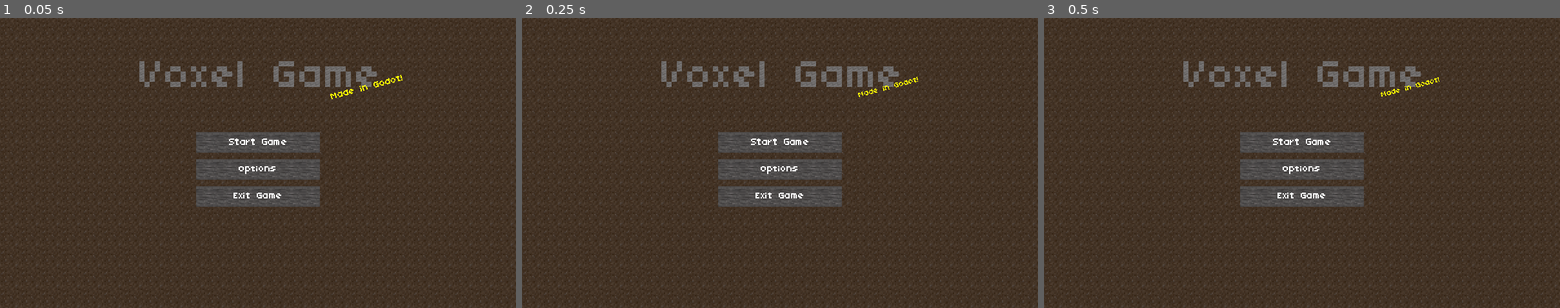
Above: before the commit, frames 1-3 (left to right).
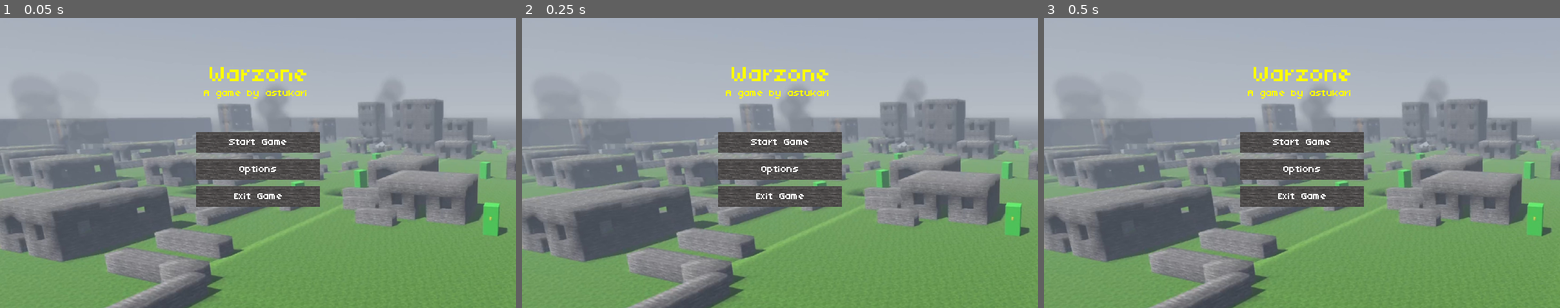
Above: after the commit, the same moments.

Repository: astuka/Warzone
Game: Godot game, scene res://menu/main/main_menu.tscn
Two runs of this game, one before a commit and one after it. Both use one fixed random seed, a clock stepped at 60 frames per second and the inputs below.
Inputs:
- Up to frame 1 (0.05 s): no input
- Up to frame 2 (0.25 s): no input
- Up to frame 3 (0.5 s): no input

The runs differ from the first frame. In frame 1, 95% of the frame differs, in the area x 0-100%, y 0-100%; in frame 2, 95%; in frame 3, 95%.

Commit message:
Release updates

Diff:
--- a/menu/main/main_menu.tscn
+++ b/menu/main/main_menu.tscn
@@ -1,9 +1,7 @@
-[gd_scene load_steps=11 format=3 uid="uid://csdy1t6j24awl"]
-
-[ext_resource type="Texture2D" uid="uid://c2eorasvxyf5u" path="res://menu/main/title.png" id="1"]
-[ext_resource type="Script" path="res://menu/main/splash_text.gd" id="2"]
+[gd_scene load_steps=9 format=3 uid="uid://csdy1t6j24awl"]
+
 [ext_resource type="Script" path="res://menu/main/main_menu.gd" id="3"]
-[ext_resource type="Texture2D" uid="uid://c514noc8ngc4x" path="res://menu/main/dark_dirt.png" id="4"]
+[ext_resource type="Texture2D" uid="uid://f4w2tcand03u" path="res://warzone_splash.png" id="3_0l26d"]
 [ext_resource type="PackedScene" uid="uid://e22n700qhxqr" path="res://menu/options/options.tscn" id="5"]
 [ext_resource type="Theme" uid="uid://ckax6htygmelo" path="res://menu/theme/theme.tres" id="6"]
 [ext_resource type="Texture2D" uid="uid://ej6lqf2fptv8" path="res://menu/button.png" id="7"]
@@ -21,19 +19,20 @@
 theme = ExtResource("6")
 script = ExtResource("3")
 
-[node name="Background" type="TextureRect" parent="."]
-layout_mode = 0
-anchor_right = 1.0
-anchor_bottom = 1.0
-grow_horizontal = 2
-grow_vertical = 2
-texture = ExtResource("4")
-stretch_mode = 1
+[node name="WarzoneSplash" type="Sprite2D" parent="."]
+position = Vector2(801, 456)
+scale = Vector2(0.834375, 0.844444)
+texture = ExtResource("3_0l26d")
 
 [node name="TitleScreen" type="VBoxContainer" parent="."]
-layout_mode = 0
-anchor_right = 1.0
-anchor_bottom = 1.0
+layout_mode = 1
+anchors_preset = 15
+anchor_right = 1.0
+anchor_bottom = 1.0
+offset_left = 1.0
+offset_top = 1.0
+offset_right = 1.0
+offset_bottom = 1.0
 grow_horizontal = 2
 grow_vertical = 2
 
@@ -41,40 +40,6 @@
 texture_repeat = 2
 custom_minimum_size = Vector2(0, 350)
 layout_mode = 2
-
-[node name="Logo" type="TextureRect" parent="TitleScreen/Logo"]
-layout_mode = 2
-texture = ExtResource("1")
-
-[node name="SplashHolder" type="Control" parent="TitleScreen/Logo/Logo"]
-layout_mode = 1
-anchors_preset = 3
-anchor_left = 1.0
-anchor_top = 1.0
-anchor_right = 1.0
-anchor_bottom = 1.0
-offset_left = -36.0
-offset_right = -36.0
-grow_horizontal = 0
-grow_vertical = 0
-script = ExtResource("2")
-
-[node name="SplashText" type="Label" parent="TitleScreen/Logo/Logo/SplashHolder"]
-modulate = Color(1, 1, 0, 1)
-texture_filter = 1
-layout_mode = 0
-anchor_left = 1.0
-anchor_top = 1.0
-anchor_right = 1.0
-anchor_bottom = 1.0
-offset_left = -120.0
-offset_right = 124.0
-offset_bottom = 52.0
-grow_horizontal = 0
-grow_vertical = 0
-rotation = -0.261799
-theme_override_font_sizes/font_size = 61
-text = "Made in Godot!"
 
 [node name="ButtonHolder" type="HBoxContainer" parent="TitleScreen"]
 layout_mode = 2
@@ -237,6 +202,32 @@
 grow_horizontal = 1
 grow_vertical = 1
 
+[node name="SplashText" type="Label" parent="."]
+modulate = Color(1, 1, 0, 1)
+texture_filter = 1
+layout_mode = 2
+offset_left = 10.0
+offset_top = 102.0
+offset_right = 1599.0
+offset_bottom = 214.0
+grow_horizontal = 0
+grow_vertical = 0
+theme_override_font_sizes/font_size = 140
+text = "Warzone"
+horizontal_alignment = 1
+
+[node name="SplashText2" type="Label" parent="."]
+modulate = Color(1, 1, 0, 1)
+texture_filter = 1
+layout_mode = 0
+offset_left = -1.0
+offset_top = 202.0
+offset_right = 1588.0
+offset_bottom = 314.0
+theme_override_font_sizes/font_size = 60
+text = "A game by astukari"
+horizontal_alignment = 1
+
 [connection signal="pressed" from="TitleScreen/ButtonHolder/MainButtons/Start" to="." method="_on_Start_pressed"]
 [connection signal="pressed" from="TitleScreen/ButtonHolder/MainButtons/Options" to="." method="_on_Options_pressed"]
 [connection signal="pressed" from="TitleScreen/ButtonHolder/MainButtons/Exit" to="." method="_on_Exit_pressed"]
--- a/ui/health_bar.tscn
+++ b/ui/health_bar.tscn
@@ -26,6 +26,8 @@
 offset_top = 20.0
 offset_right = -20.0
 offset_bottom = 60.0
+grow_horizontal = 0
+grow_vertical = 0
 theme_override_styles/background = SubResource("StyleBoxFlat_1")
 value = 100.0
 show_percentage = false
Binary file added: warzone_splash.png
Not shown, added: warzone_splash.png.import
Not shown, added: .gitignore
